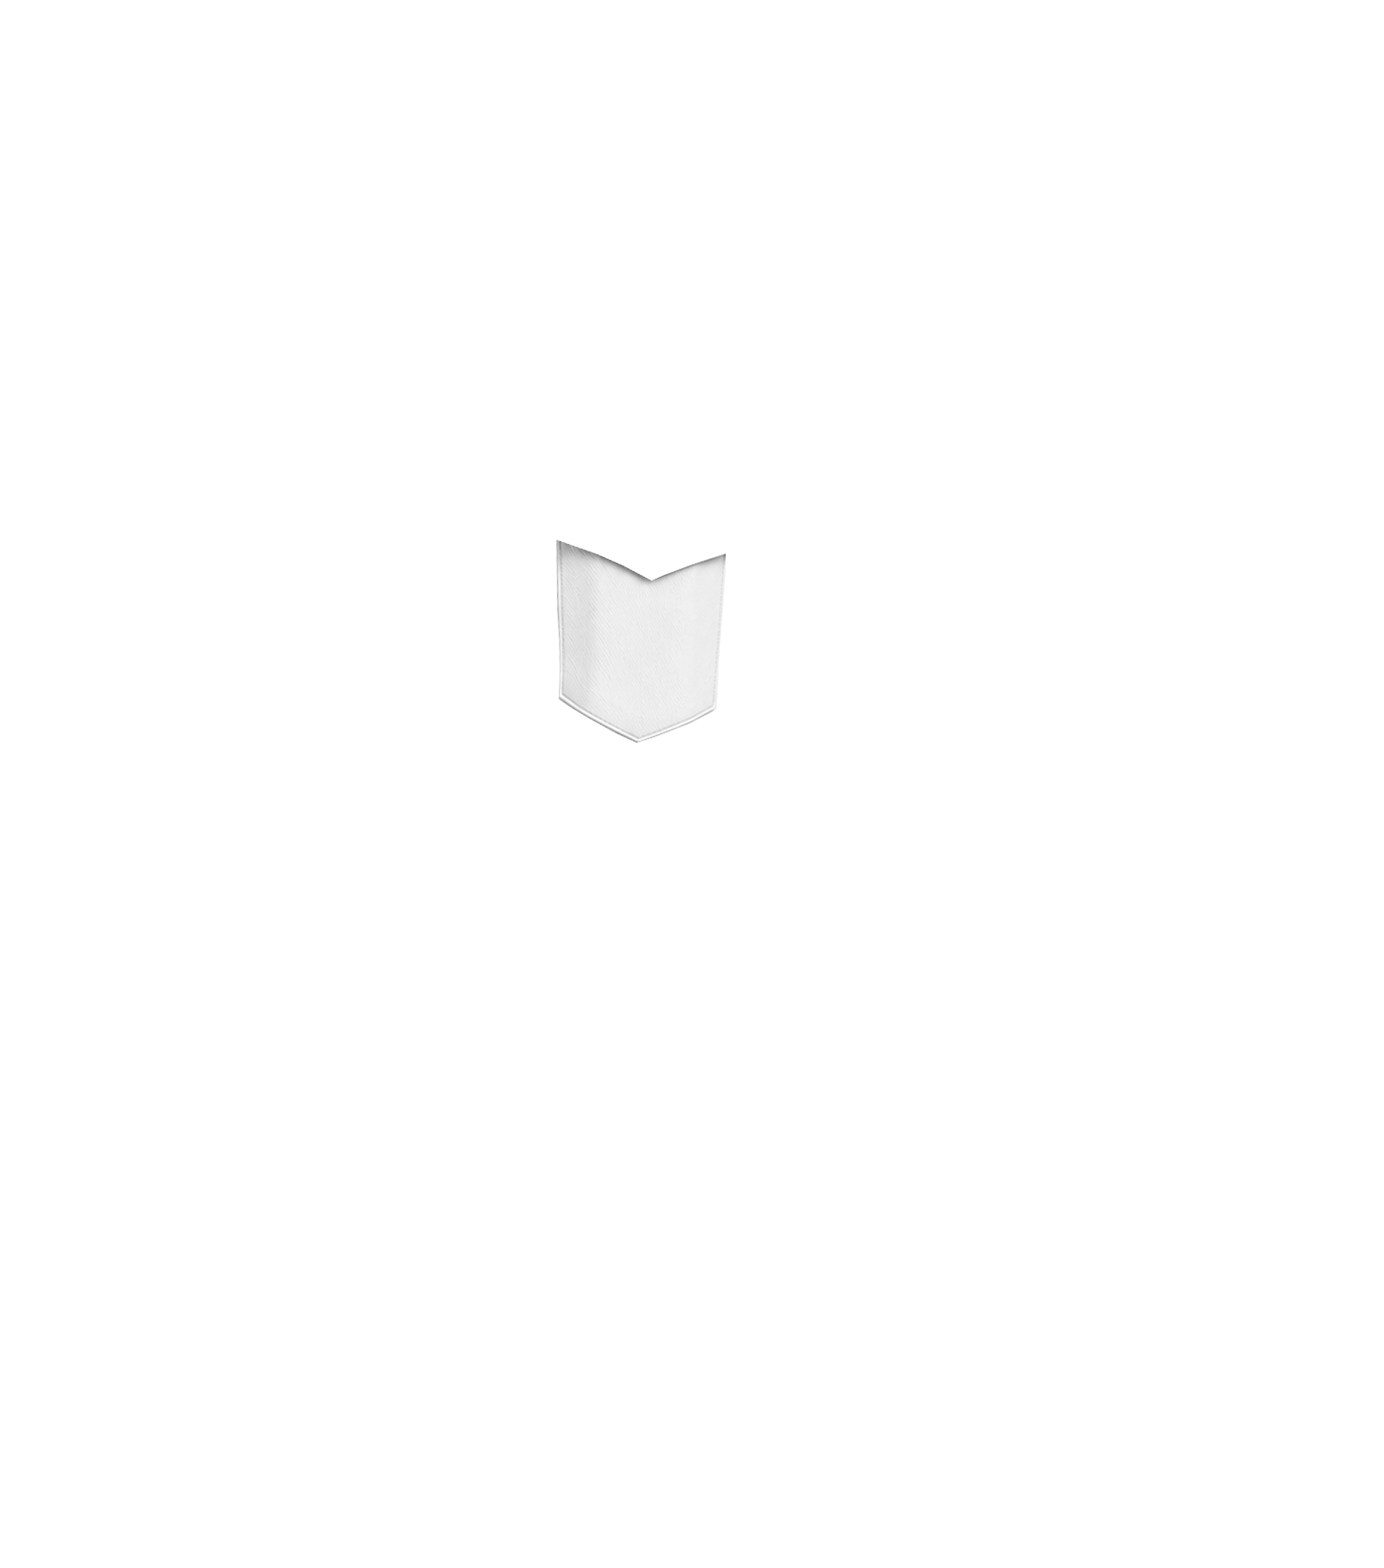
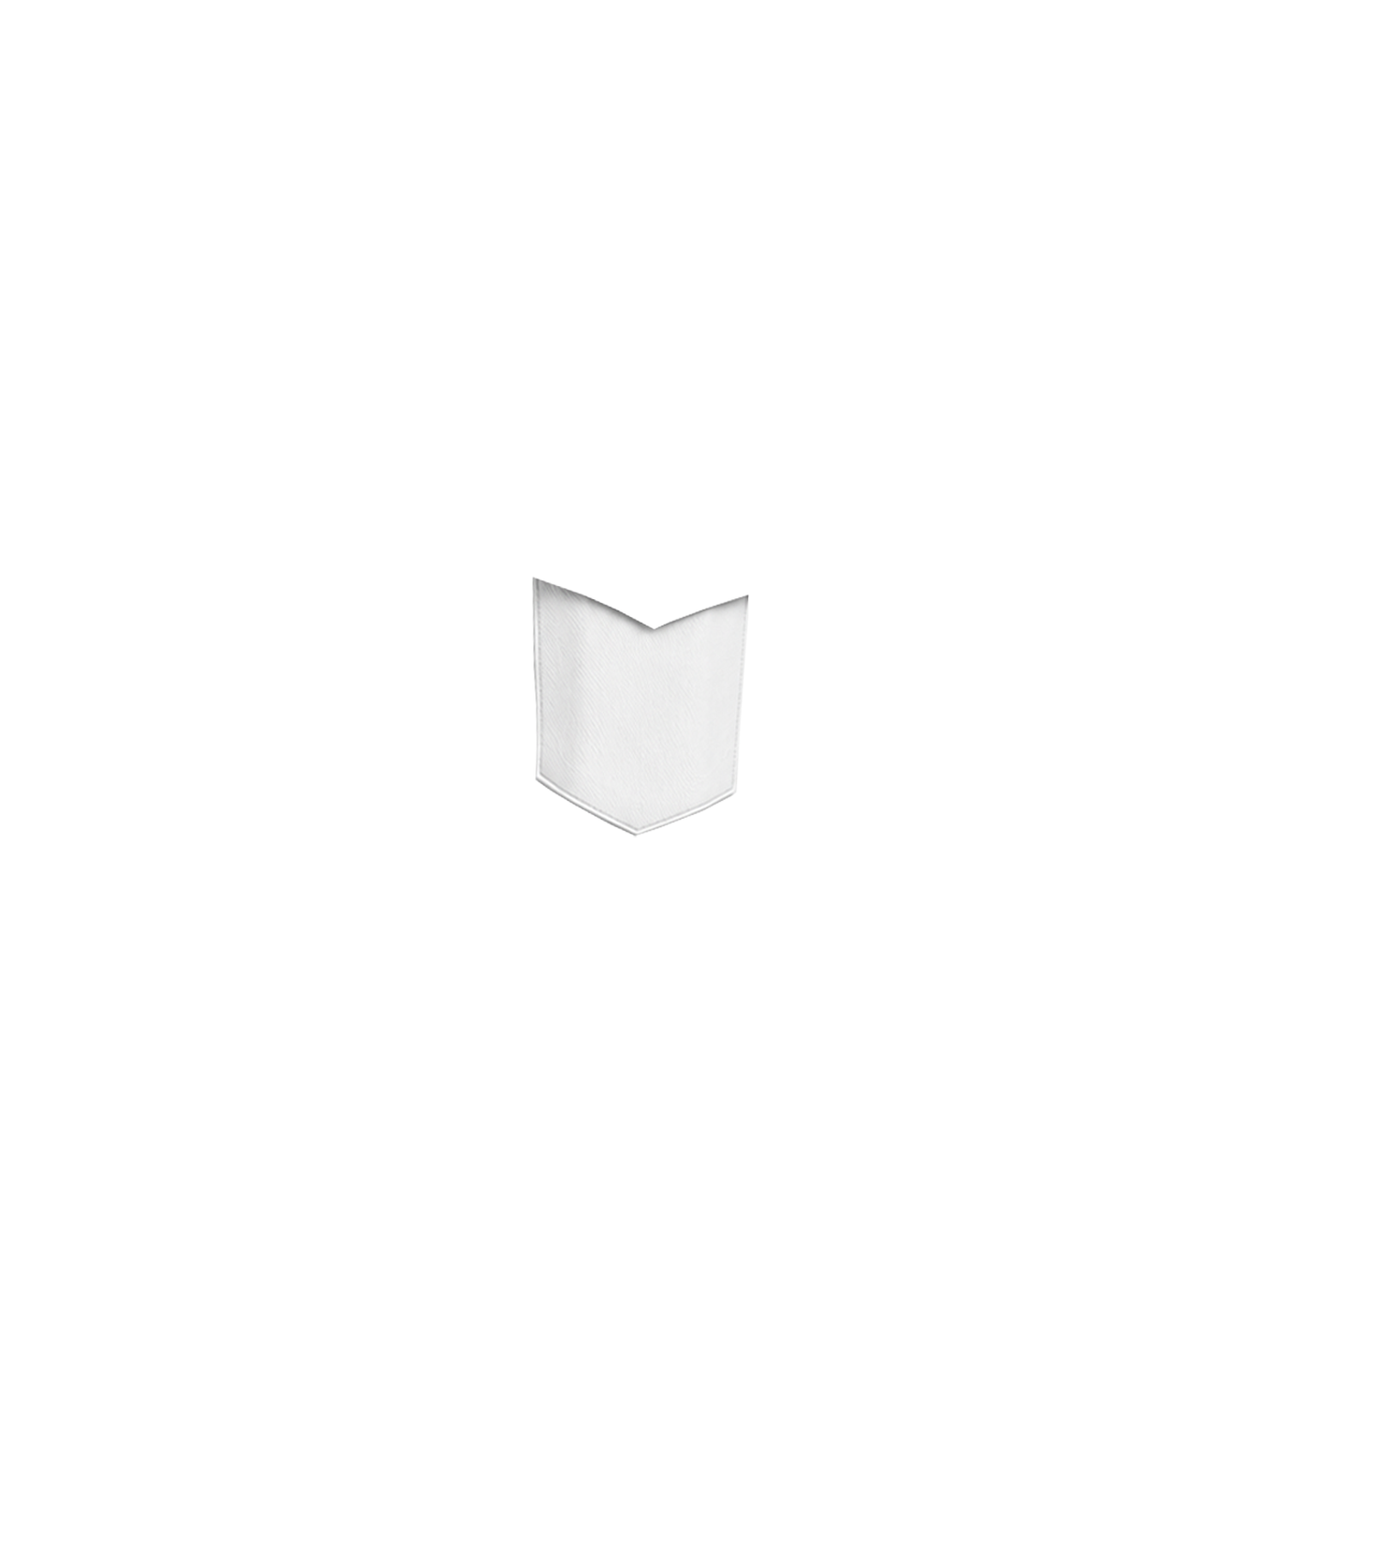
Layers edited between the first and the second 1384px x 1568px image:
painted on "Layer 3" over bbox(531, 539, 750, 838)